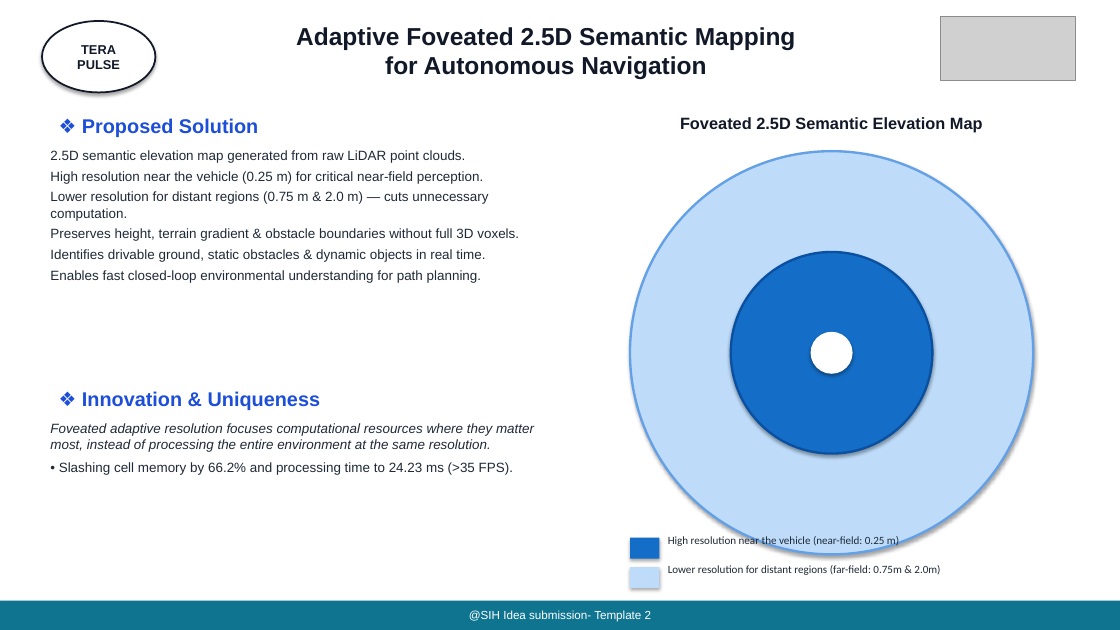
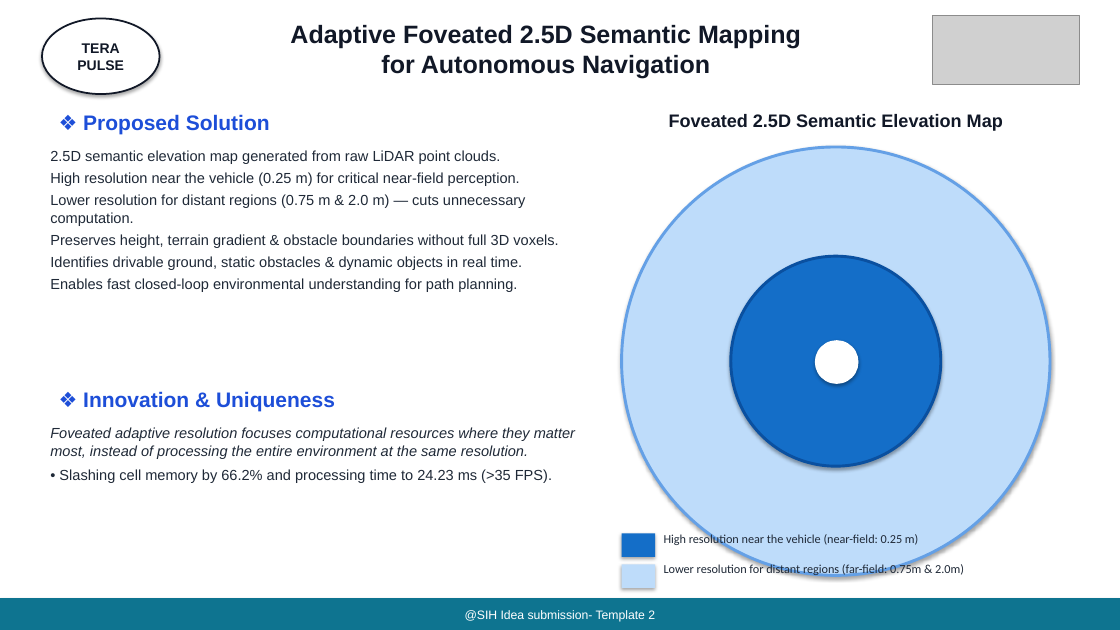
Before and after one commit to AbhayVerma628/SIh26053_Lidar, a slide deck: slide 2 of docs/SIH26053_TeraPulse_Official_Presentation.pptx. Drawn at 1120x630 pixels with LibreOffice and Linux fonts; fonts in the diff are those of the drawing; grey boxes stand for pictures. Boxes give left, top, right and bottom in pixels: in the first picture for what was removed or moved away, otherwise in the second. Text is boxed around its words. In the diff, an @@ line names an element or a change of style, - is before the commit and + after.

Commit message:
style: increase font sizes and enlarge images across all 6 slides

```diff
--- a/docs/SIH26053_TeraPulse_Official_Presentation.pptx
+++ b/docs/SIH26053_TeraPulse_Official_Presentation.pptx
@@ ellipse "TERA PULSE": place and size @@
-ellipse "TERA PULSE" at [42, 21, 155, 92]
+ellipse "TERA PULSE" at [42, 18, 160, 94]
@@ ellipse "TERA PULSE" at [42, 18, 160, 94]: size 11 to 12 pt @@
@@ text "Adaptive Foveated 2.5D Semantic Mapping ..." at [290, 25, 801, 79]: size 21 to 21.5 pt @@
@@ picture: place and size @@
-picture at [941, 17, 1075, 81]
+picture at [933, 15, 1080, 85]
@@ text "❖ Proposed Solution" at [83, 114, 270, 134]: size 17 to 18 pt @@
@@ text "Foveated 2.5D Semantic Elevation Map" at [669, 114, 1003, 131]: size 14 to 15.5 pt @@
@@ text "2.5D semantic elevation map generated ..." at [50, 150, 558, 292]: size 11.5 to 12.5 pt @@
@@ ellipse: place and size @@
-ellipse at [630, 151, 1033, 555]
+ellipse at [622, 147, 1050, 576]
@@ ellipse at [622, 147, 1050, 576]: outline #64A0E6 2 pt to #64A0E6 2.5 pt @@
@@ ellipse: place and size @@
-ellipse at [731, 252, 933, 454]
+ellipse at [731, 256, 941, 466]
@@ ellipse at [731, 256, 941, 466]: outline #0A50A0 2 pt to #0A50A0 2.5 pt @@
@@ ellipse: place and size @@
-ellipse at [811, 332, 853, 374]
+ellipse at [815, 340, 859, 384]
@@ text "❖ Innovation & Uniqueness" at [83, 391, 335, 411]: size 17 to 18 pt @@
@@ text "Foveated adaptive resolution focuses computational ..." at [50, 427, 575, 483]: size 11.5 to 12.5 pt @@
@@ rectangle: place and size @@
-rectangle at [630, 538, 660, 559]
+rectangle at [622, 534, 655, 557]
@@ text "High resolution near the vehicle ..." at [664, 532, 918, 546]: size 9.5 to 10.5 pt @@
@@ rectangle: place and size @@
-rectangle at [630, 567, 660, 588]
+rectangle at [622, 565, 655, 588]
@@ text "Lower resolution for distant regions ..." at [664, 563, 964, 577]: size 9.5 to 10.5 pt @@
@@ rectangle "@SIH Idea submission- Template 2" at [0, 598, 1120, 630]: size 10 to 10.5 pt @@
```
Also in this commit, not shown: 5 other slides changed, 2 other files.
